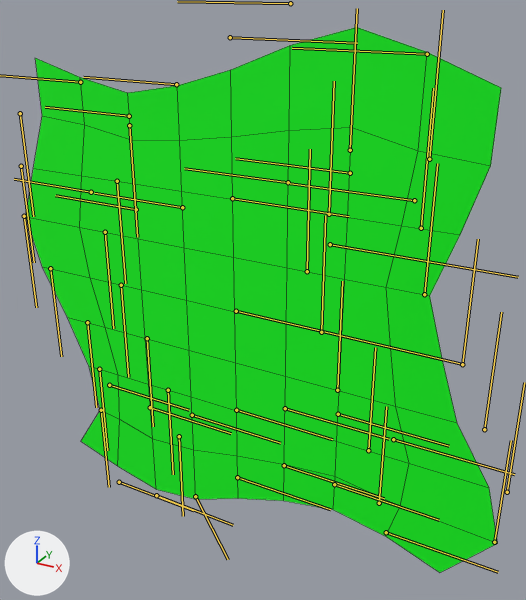
The FBX model Assets/Tentacle_anims/Tentacle_New.FBX, before and after one commit.
The view is the same before and after, from a camera (50 mm lens) standing at (0.742, -1.227, 0.656) and looking at (0.049, 0.034, 0.026). The lights are fixed; the arrows at lower left show +X, +Y and +Z. Both versions are drawn at frame 23 of the action 'Take 001'; the numbers are the values there. The bones that bend it are drawn over the model as lines. Mesh edges are drawn as thin lines.
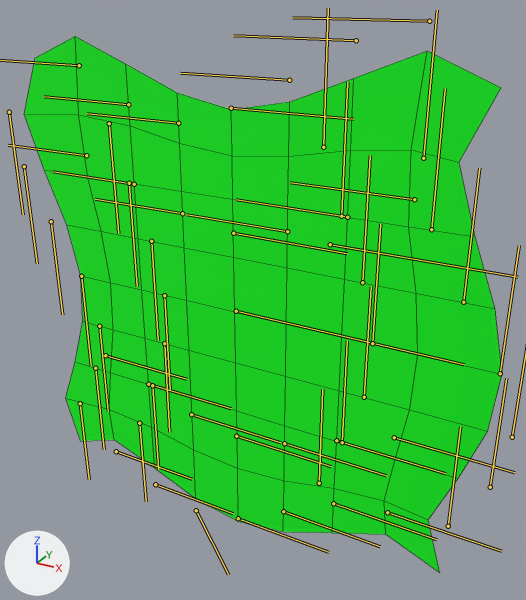
What differs and where, as boxes (x1, y1, x2, y2) in the pictures (526 x 600 px):
'Plane001', posed
    before: (26, 27, 501, 572)
    after: (24, 36, 502, 572)
bone 'Bone043', root to tip
    before: (109, 385) to (189, 410)
    after: (105, 355) to (186, 379)
bone 'Bone041', root to tip
    before: (150, 407) to (231, 433)
    after: (148, 384) to (231, 408)
bone 'Bone037', root to tip
    before: (236, 410) to (332, 439)
    after: (236, 436) to (331, 466)
bone 'Bone035', root to tip
    before: (285, 408) to (389, 439)
    after: (284, 443) to (386, 475)
bone 'Bone033', root to tip
    before: (338, 414) to (449, 446)
    after: (336, 440) to (445, 473)
bone 'Bone031', root to tip
    before: (393, 439) to (514, 474)
    after: (394, 437) to (514, 472)
bone 'Bone029', root to tip
    before: (379, 503) to (386, 406)
    after: (319, 483) to (322, 389)
bone 'Bone027', root to tip
    before: (368, 450) to (375, 347)
    after: (342, 442) to (347, 341)
bone 'Bone025', root to tip
    before: (337, 390) to (342, 281)
    after: (364, 397) to (371, 286)
bone 'Bone023', root to tip
    before: (321, 332) to (325, 215)
    after: (372, 343) to (380, 224)
bone 'Bone021', root to tip
    before: (307, 271) to (310, 149)
    after: (362, 282) to (370, 155)
bone 'Bone019', root to tip
    before: (329, 214) to (334, 81)
    after: (341, 216) to (347, 82)
bone 'Bone017', root to tip
    before: (350, 150) to (357, 8)
    after: (323, 147) to (328, 8)
bone 'Bone015', root to tip
    before: (91, 192) to (14, 179)
    after: (86, 155) to (8, 145)
bone 'Bone013', root to tip
    before: (136, 209) to (55, 195)
    after: (134, 184) to (52, 171)
bone 'Bone011', root to tip
    before: (182, 207) to (94, 193)
    after: (182, 213) to (95, 199)
bone 'Bone009', root to tip
    before: (232, 198) to (349, 216)
    after: (233, 233) to (347, 253)
bone 'Bone007', root to tip
    before: (288, 182) to (184, 168)
    after: (287, 231) to (186, 214)
bone 'Bone005', root to tip
    before: (350, 173) to (235, 158)
    after: (347, 217) to (236, 199)
bone 'Bone045', root to tip
    before: (179, 436) to (183, 516)
    after: (139, 423) to (146, 501)
bone 'Bone047', root to tip
    before: (168, 390) to (173, 474)
    after: (152, 385) to (158, 469)
bone 'Bone049', root to tip
    before: (147, 338) to (153, 426)
    after: (164, 343) to (169, 432)
bone 'Bone051', root to tip
    before: (121, 285) to (128, 377)
    after: (164, 295) to (170, 389)
bone 'Bone053', root to tip
    before: (105, 232) to (113, 328)
    after: (151, 241) to (158, 340)
bone 'Bone055', root to tip
    before: (117, 181) to (125, 283)
    after: (129, 183) to (137, 286)
bone 'Bone057', root to tip
    before: (129, 125) to (137, 237)
    after: (109, 123) to (118, 233)

What the commit changed:
Bone 'Bone043' (bone_bone043) moves from (1.53, 0.0, 0.0) to (-1.92, 0.0, 0.16).
Bone 'Bone041' (bone_bone041) moves from (2.67, 0.0, 0.0) to (-0.02, 0.01, 0.0).
Bone 'Bone037' (bone_bone037) moves from (-0.03, 0.0, 0.0) to (2.74, 0.0, 0.0).
Bone 'Bone035' (bone_bone035) moves from (-1.68, 0.0, 0.0) to (1.93, 0.0, 0.0).
Bone 'Bone033' (bone_bone033) moves from (-2.63, 0.0, 0.0) to (-0.03, 0.0, 0.0).
Bone 'Bone031' (bone_bone031) moves from (-1.75, 0.0, 0.0) to (-1.96, 0.0, 0.0).
Bone 'Bone029' (bone_bone029) moves from (4.12, 0.0, 0.0) to (-1.46, 0.02, 0.0).
Bone 'Bone027' (bone_bone027) moves from (2.87, -0.01, 0.0) to (0.49, 0.0, 0.0).
Bone 'Bone025' (bone_bone025) moves from (-0.14, 0.0, 0.0) to (2.16, -0.01, 0.0).
Bone 'Bone023' (bone_bone023) moves from (-1.74, 0.0, 0.0) to (2.57, 0.0, 0.0).
Bone 'Bone021' (bone_bone021) moves from (-3.17, 0.0, 0.0) to (1.47, 0.0, 0.0).
Bone 'Bone019' (bone_bone019) moves from (-1.49, 0.0, 0.0) to (-0.49, 0.0, 0.0).
Bone 'Bone017' (bone_bone017) moves from (-0.05, 0.0, 0.0) to (-2.12, 0.0, 0.0).
Bone 'Bone015' (bone_bone015) moves from (-1.34, 0.0, 0.0) to (1.94, 0.0, 0.16).
Bone 'Bone013' (bone_bone013) moves from (-2.27, 0.0, 0.0) to (-0.01, 0.01, 0.0).
Bone 'Bone011' (bone_bone011) moves from (-1.4, 0.0, 0.0) to (-1.93, 0.0, 0.0).
Bone 'Bone009' (bone_bone009) moves from (0.04, 0.0, 0.0) to (-2.85, 0.01, 0.0).
Bone 'Bone007' (bone_bone007) moves from (1.95, 0.0, 0.0) to (-1.93, 0.0, 0.0).
Bone 'Bone005' (bone_bone005) moves from (3.27, 0.0, 0.0) to (0.01, 0.02, 0.0).
Bone 'Bone045' (bone_bone045) moves from (-3.28, 0.0, 0.0) to (1.47, 0.0, 0.0).
Bone 'Bone047' (bone_bone047) moves from (-2.31, 0.0, 0.0) to (-0.5, 0.0, 0.0).
Bone 'Bone049' (bone_bone049) moves from (-0.17, 0.0, 0.0) to (-2.17, 0.0, 0.0).
Bone 'Bone051' (bone_bone051) moves from (2.37, 0.0, 0.0) to (-2.57, 0.0, 0.0).
Bone 'Bone053' (bone_bone053) moves from (3.73, 0.0, 0.0) to (-1.48, 0.0, 0.0).
Bone 'Bone055' (bone_bone055) moves from (1.89, 0.0, 0.0) to (0.56, 0.0, 0.0).
Bone 'Bone057' (bone_bone057) moves from (0.0, 0.0, 0.0) to (2.17, 0.0, 0.0).
